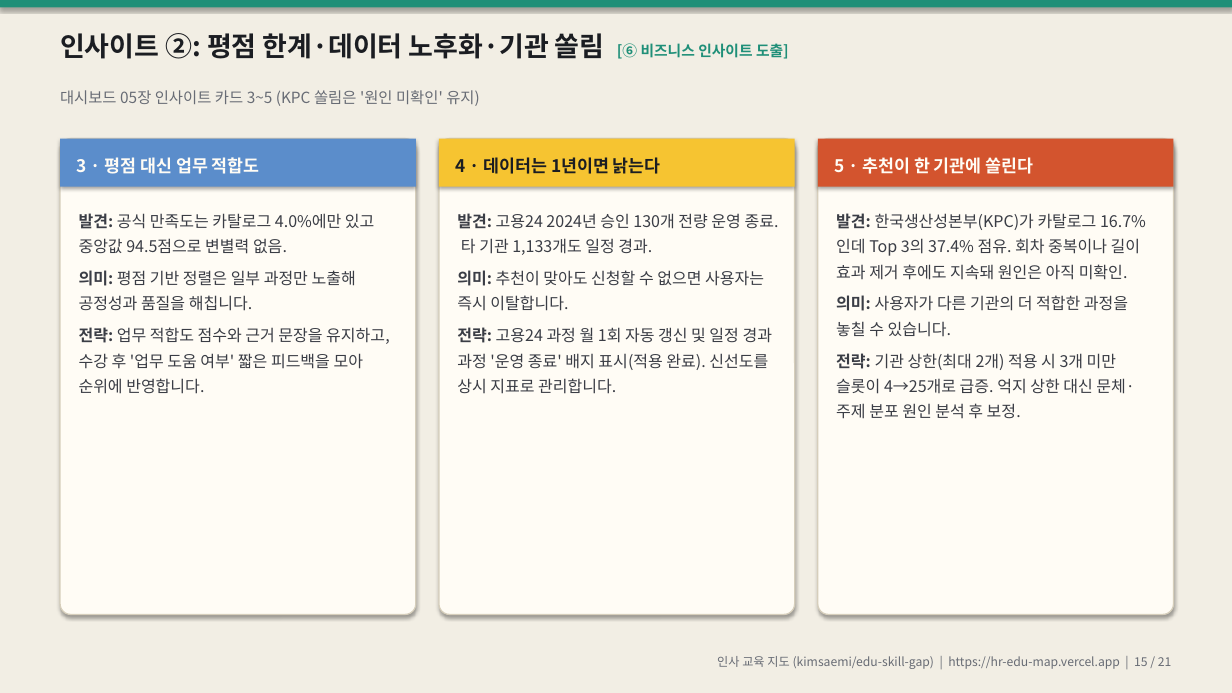
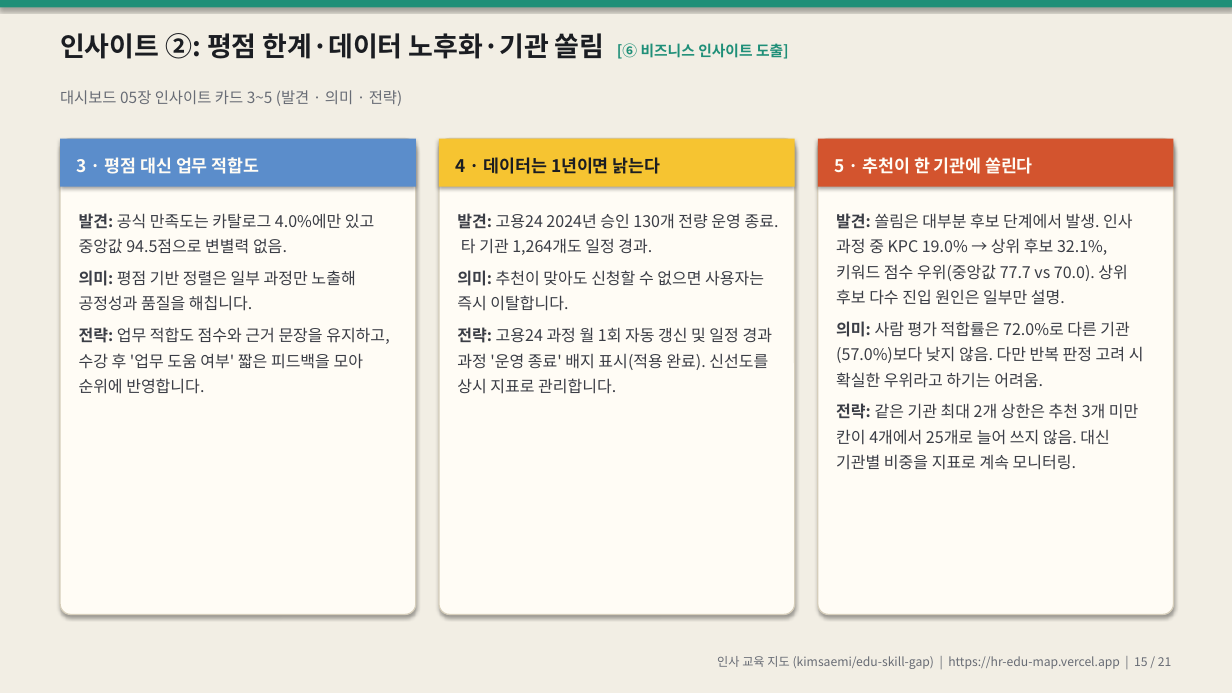
Before and after one commit to kimsaemi/edu-skill-gap, a slide deck: slide 15 of presentation/HR_교육지도_발표.pptx. Drawn at 1232x693 pixels with LibreOffice and Linux fonts; fonts in the diff are those of the drawing. Boxes give left, top, right and bottom in pixels: in the first picture for what was removed or moved away, otherwise in the second. Text is boxed around its words. In the diff, an @@ line names an element or a change of style, - is before the commit and + after.

Commit message:
fix: KPC 분석 — 반복 판정 고려한 신뢰구간, 결론 표현 완화, 난이도 보너스·파이프라인 설명 바로잡기 (#28)

```diff
--- a/presentation/HR_교육지도_발표.pptx
+++ b/presentation/HR_교육지도_발표.pptx
@@ text at [60, 90, 403, 106]: text changed @@
-대시보드 05장 인사이트 카드 3~5 (KPC 쏠림은 '원인 미확인' 유지)
+대시보드 05장 인사이트 카드 3~5 (발견 · 의미 · 전략)
@@ text at [457, 213, 779, 255]: text changed @@
-발견: 고용24 2024년 승인 130개 전량 운영 종료. 타 기관 1,133개도 일정 경과.
+발견: 고용24 2024년 승인 130개 전량 운영 종료. 타 기관 1,264개도 일정 경과.
@@ text at [836, 213, 1144, 470]: text changed @@
-발견: 한국생산성본부(KPC)가 카탈로그 16.7%인데 Top 3의 37.4% 점유. 회차 중복이나 길이 효과 제거 후에도 지속돼 원인은 아직 미확인.
-의미: 사용자가 다른 기관의 더 적합한 과정을 놓칠 수 있습니다.
-전략: 기관 상한(최대 2개) 적용 시 3개 미만 슬롯이 4→25개로 급증. 억지 상한 대신 문체·주제 분포 원인 분석 후 보정.
+발견: 쏠림은 대부분 후보 단계에서 발생. 인사 과정 중 KPC 19.0% → 상위 후보 32.1%, 키워드 점수 우위(중앙값 77.7 vs 70.0). 상위 후보 다수 진입 원인은 일부만 설명.
+의미: 사람 평가 적합률은 72.0%로 다른 기관(57.0%)보다 낮지 않음. 다만 반복 판정 고려 시 확실한 우위라고 하기는 어려움.
+전략: 같은 기관 최대 2개 상한은 추천 3개 미만 칸이 4개에서 25개로 늘어 쓰지 않음. 대신 기관별 비중을 지표로 계속 모니터링.
```
Also in this commit, not shown: 6 other slides changed, 7 other files.
